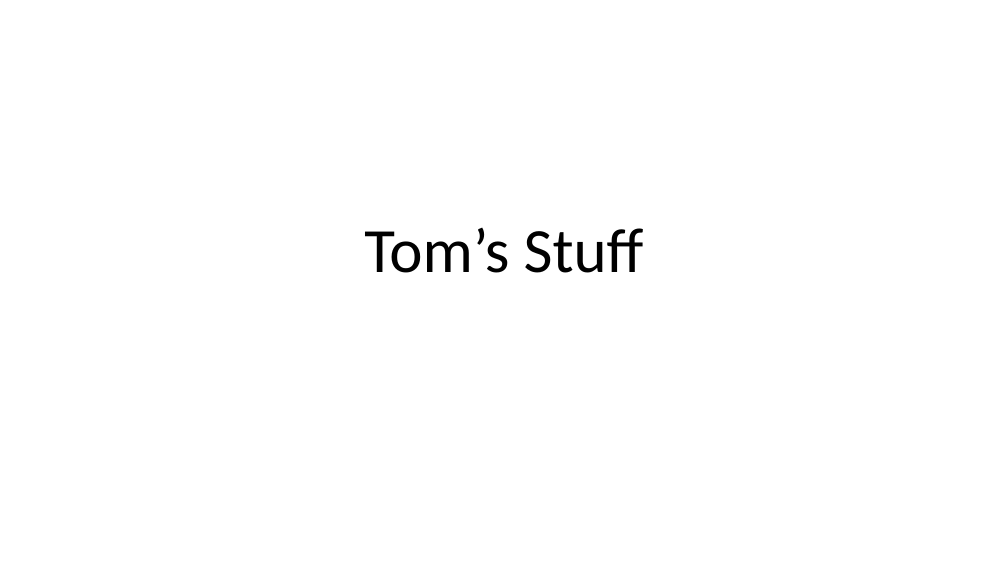
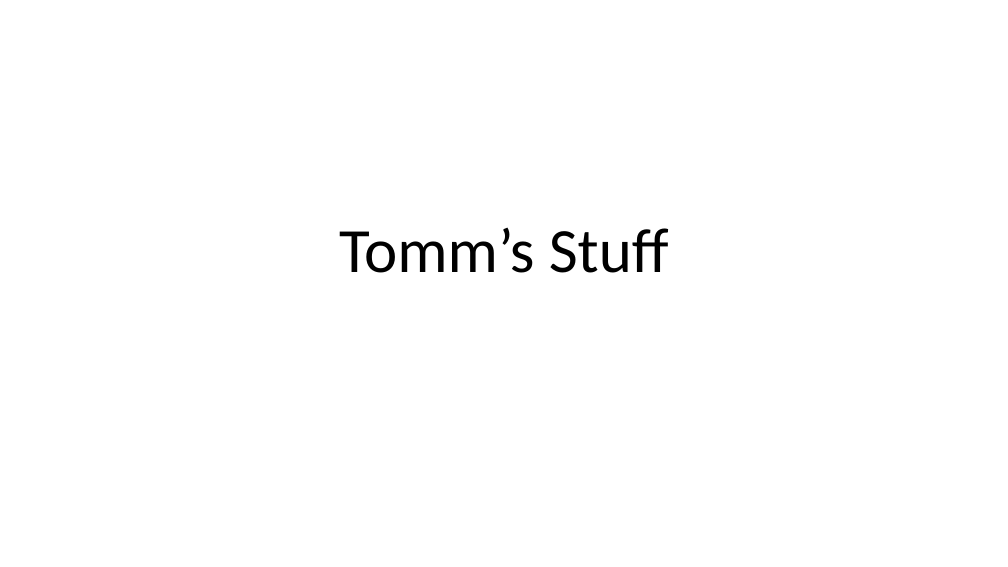
Before and after one commit to usd17093/TestGit, a slide deck: slide 1 of People Section.pptx. Drawn at 1008x567 pixels with LibreOffice and Linux fonts; fonts in the diff are those of the drawing. Boxes give left, top, right and bottom in pixels: in the first picture for what was removed or moved away, otherwise in the second. Text is boxed around its words. In the diff, an @@ line names an element or a change of style, - is before the commit and + after.

Commit message:
Updated 1st slide

```diff
--- a/People Section.pptx
+++ b/People Section.pptx
@@ title at [339,227,669,273]: text changed @@
-Tom’s Stuff
+Tomm’s Stuff
```
